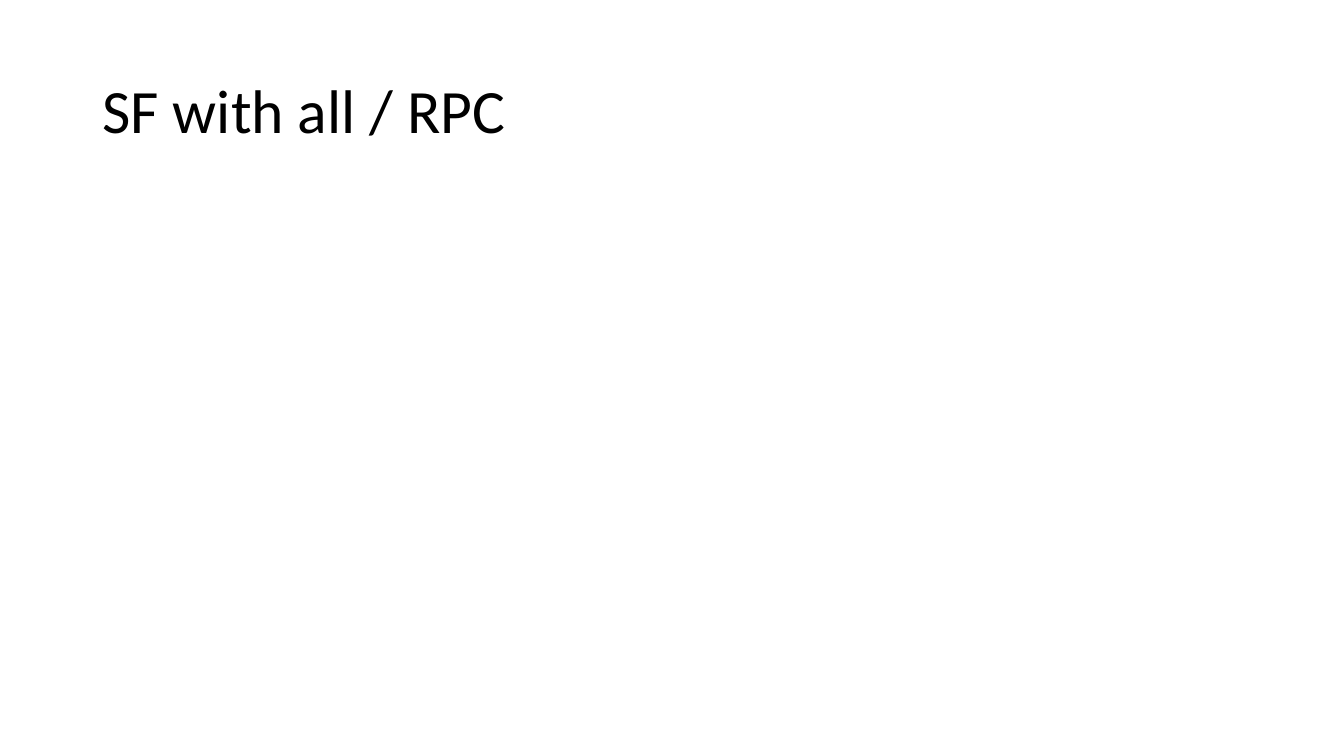
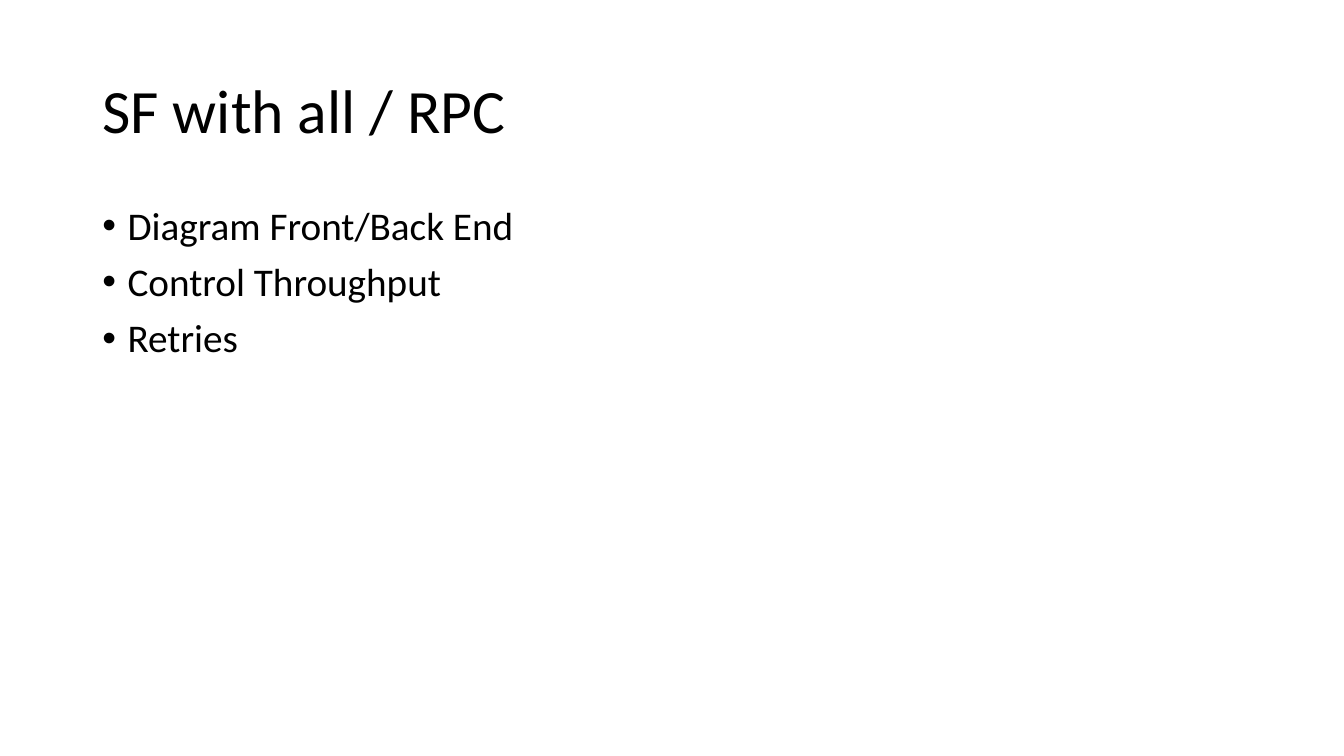
Before and after one commit to danielmarbach/service-fabric-webinar, a slide deck: slide 2 of Slides.pptx. Drawn at 1344x756 pixels with LibreOffice and Linux fonts; fonts in the diff are those of the drawing. Boxes give left, top, right and bottom in pixels: in the first picture for what was removed or moved away, otherwise in the second. Text is boxed around its words. In the diff, an @@ line names an element or a change of style, - is before the commit and + after.

```diff
--- a/Slides.pptx
+++ b/Slides.pptx
@@ text added at [128,212,513,353], 28 pt, text #000000 @@
+• Diagram Front/Back End
+• Control Throughput
+• Retries
```
Also in this commit, not shown: 1 other slide changed, 1 slide added.
